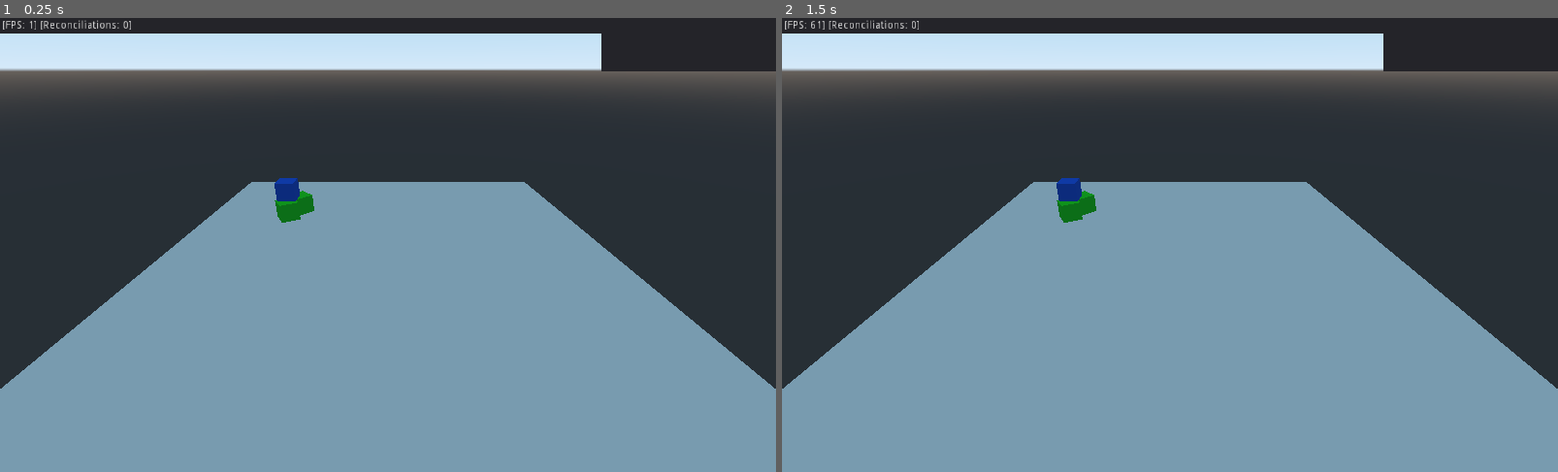
Above: before the commit, frames 1-2 (left to right).
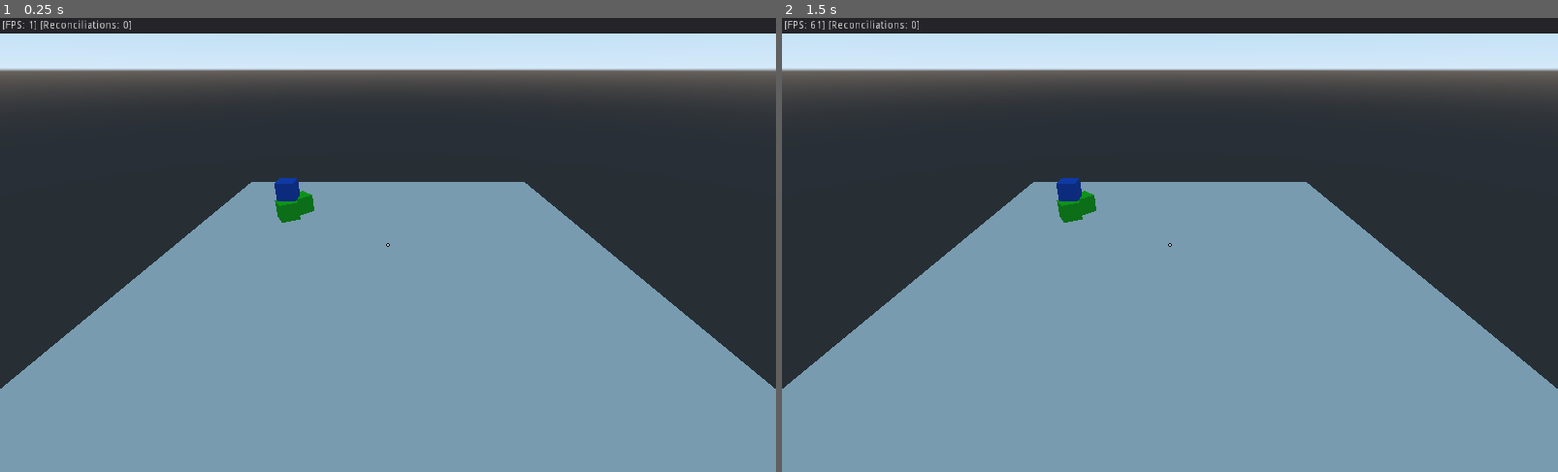
Above: after the commit, the same moments.

Repository: singerbj/godot-networking-abstraction
Game: Godot game, scene res://src/scenes/Game.tscn
The game is run twice, just before and just after one commit, with the same random seed, the same clock (stepped at 60 frames per second) and the same inputs.
Inputs (mouse positions are in pixels of both pictures, inside the frame that each line leads up to):
- Up to frame 1 (0.25 s): no input
- Up to frame 2 (1.5 s): tap Enter at 0.5 s; move the mouse to (1208, 245) at 0.52 s; press the mouse at (1208, 245) at 0.53 s; hold W (m_forward) from 0.53 s (still down); tap Space (jump) at 0.77 s; move the mouse to (1131, 245) at 1.27 s; release the mouse at (1131, 245) at 1.28 s; tap C (camera_switch) at 1.35 s

The runs differ from the first frame. In frame 1, 1.9% of the frame differs, in the area x 49-100%, y 3-51%; in frame 2, 1.9%.
Error in both runs: Invalid get index '0' (on base: 'Dictionary'). (res://src/scripts/Game.gd:38)

Commit message:
hitmarkers now work right!

Diff:
--- a/project.godot
+++ b/project.godot
@@ -100,7 +100,6 @@
 
 config/name="Network-abstraction"
 run/main_scene="res://src/scenes/Game.tscn"
-config/icon="res://icon.png"
 
 [autoload]
 
--- a/src/scenes/Game.tscn
+++ b/src/scenes/Game.tscn
@@ -1,8 +1,11 @@
-[gd_scene load_steps=9 format=2]
+[gd_scene load_steps=12 format=2]
 
 [ext_resource path="res://src/scripts/Game.gd" type="Script" id=1]
 [ext_resource path="res://src/materials/green.tres" type="Material" id=2]
 [ext_resource path="res://src/materials/blue.tres" type="Material" id=3]
+[ext_resource path="res://images/hitmarker.png" type="Texture" id=4]
+[ext_resource path="res://images/crosshair.png" type="Texture" id=5]
+[ext_resource path="res://src/scripts/UI.gd" type="Script" id=6]
 
 [sub_resource type="CubeMesh" id=1]
 size = Vector3( 40, 0.1, 40 )
@@ -33,37 +36,58 @@
 [node name="CollisionShape" type="CollisionShape" parent="StaticBody"]
 shape = SubResource( 2 )
 
-[node name="Panel" type="Panel" parent="."]
+[node name="UI" type="Control" parent="."]
+script = ExtResource( 6 )
+
+[node name="Panel" type="Panel" parent="UI"]
 margin_right = 1024.0
 margin_bottom = 20.0
 
-[node name="Panel2" type="Panel" parent="."]
+[node name="UNUSEDPanel2" type="Panel" parent="UI"]
+visible = false
 margin_left = 793.0
 margin_top = 20.0
 margin_right = 1024.0
 margin_bottom = 71.0
 
-[node name="Label" type="Label" parent="."]
+[node name="Label" type="Label" parent="UI"]
 margin_left = 3.0
 margin_top = 3.0
-margin_right = 49.0
+margin_right = 202.0
 margin_bottom = 17.0
 text = "[FPS: %s] [Reconciliations: %s]\""
 
-[node name="ShootLabel" type="Label" parent="."]
+[node name="ShootLabel" type="Label" parent="UI"]
 margin_left = 823.0
 margin_top = 3.0
 margin_right = 1022.0
 margin_bottom = 17.0
 align = 2
 
-[node name="ShootDataLabel" type="Label" parent="."]
+[node name="UNUSEDShootDataLabel" type="Label" parent="UI"]
+visible = false
 margin_left = 794.0
 margin_top = 19.0
 margin_right = 1023.0
 margin_bottom = 68.0
 valign = 1
 clip_text = true
+
+[node name="Hitmarker" type="TextureRect" parent="UI"]
+margin_left = 498.0
+margin_top = 269.0
+margin_right = 518.0
+margin_bottom = 289.0
+texture = ExtResource( 4 )
+expand = true
+
+[node name="Crosshair" type="TextureRect" parent="UI"]
+margin_left = 506.0
+margin_top = 277.0
+margin_right = 510.0
+margin_bottom = 281.0
+texture = ExtResource( 5 )
+expand = true
 
 [node name="StaticBody2" type="StaticBody" parent="."]
 transform = Transform( 0.866025, 0, 0.5, 0, 1, 0, -0.5, 0, 0.866025, -11, 1, -7 )
--- a/src/scripts/Game.gd
+++ b/src/scripts/Game.gd
@@ -14,7 +14,7 @@
 	var start_server = "server" in args
 	var start_client = "client" in args
 	if !start_server && !start_client: # TODO: put these in a config file that is in gitignore?
-		start_server = true
+		start_server = false
 		start_client = true
 
 	if start_server:
@@ -40,7 +40,7 @@
 			$Camera.make_current()
 
 func _process(delta):
-	$Label.text = "[FPS: %s] [Reconciliations: %s]" % [str(Engine.get_frames_per_second()), reconciliations]
+	$UI/Label.text = "[FPS: %s] [Reconciliations: %s]" % [str(Engine.get_frames_per_second()), reconciliations]
 
 	if local_peer_id != null && local_peer_id in players:
 		players[local_peer_id].rotate_player_with_input(mouse_motion)
@@ -104,7 +104,10 @@
 						if peer_id != new_shot.peer_id:
 							players[peer_id].transform = interpolated_snapshot.state[peer_id].transform
 
-				ShotManager.fire_server_shot(new_shot, [players[peer_id]])
+				new_shot = ShotManager.fire_server_shot(new_shot, [players[peer_id]])
+
+				if new_shot.peer_id == local_peer_id && new_shot.hit:
+					$UI.show_hitmarker()
 
 				# Reset server state to what it was before entity interpolation
 				if interpolated_snapshot:
@@ -134,8 +137,11 @@
 	add_child(local_player)
 	local_player.set_camera_active()
 
-func _on_snapshot_recieved(state : Snapshot):
-	pass
+func _on_snapshot_recieved(snapshot : Snapshot):
+	for entity in snapshot.state.values():
+		if entity is ShotEntity:
+			if entity.peer_id == local_peer_id && entity.hit:
+				$UI.show_hitmarker()
 
 func _on_update_local_entity(delta : float, entity : Entity):
 	if entity is PlayerEntity:
@@ -145,9 +151,9 @@
 				players[entity.id] = peer_player
 				add_child(peer_player)
 			players[entity.id].update_from_server(entity.transform, entity.rotation, entity.head_nod_angle)
-	elif entity is ShotEntity:
-		if entity.peer_id != local_peer_id:
-			ShotManager.fire_client_shot(entity, true)
+	if entity is ShotEntity:
+			if entity.peer_id != local_peer_id:
+				ShotManager.fire_client_shot(entity, true)
 
 func _on_peer_disconnect_reported	(peer_id):
 	if peer_id in players:
@@ -179,8 +185,8 @@
 		var shooting_normal = player_camera.project_ray_normal(Vector2(get_viewport().size.x / 2, get_viewport().size.y / 2))
 		data["shooting_origin"] = shooting_origin
 		data["shooting_normal"] = shooting_normal
-		$ShootLabel.text = "Shooting!"
-		$ShootDataLabel.text = str(shooting_origin) + "\n" + str(shooting_normal)
+		$UI/ShootLabel.text = "Shooting!"
+#		$UI/ShootDataLabel.text = str(shooting_origin) + "\n" + str(shooting_normal)
 
 		if !_local_peer_is_server():
 			var new_shot = ShotEntity.new({
@@ -192,7 +198,7 @@
 			})
 			ShotManager.fire_client_shot(new_shot)
 	else:
-		$ShootLabel.text = ""
+		$UI/ShootLabel.text = ""
 
 	return data
 
@@ -240,7 +246,7 @@
 		})
 		entities[player_entity.id] = player_entity
 
-	for shot_entity in ShotManager.get_client_shots():
+	for shot_entity in ShotManager.get_server_shots():
 		entities[shot_entity.id] = shot_entity
 
 	return entities
--- a/src/scripts/ShotEntity.gd
+++ b/src/scripts/ShotEntity.gd
@@ -16,6 +16,10 @@
 	self.time = attributes.time
 	self.origin = attributes.origin
 	self.normal = attributes.normal
+	if "hit" in attributes:
+		self.hit = attributes.hit
+	if "color" in attributes:
+		self.color = attributes.color
 
 static func get_class_name():
 	return "ShotEntity"
--- a/src/scripts/ShotManager.gd
+++ b/src/scripts/ShotManager.gd
@@ -1,66 +1,19 @@
 extends Spatial
 
 var shot_id_counter : int = 0
-onready var client_shots : Array = []
 onready var server_shots : Array = []
 var shot_starting_distance = 2
 var ray_length = 100
 
 func clear_shots() -> void:
-	client_shots = []
 	server_shots = []
-
-func get_client_shots() -> Array:
-	return client_shots
 
 func get_server_shots() -> Array:
 	return server_shots
 
-#func fire_shots(shots_to_fire):
-#	clear_shots()
-#
-#	# save the current player location
-#	for pid in ServerData.players:
-#		var player = ServerData.players[pid]
-#		player.stash_current_transform()
-#
-#	var players_who_hit = []
-##	var players_who_got_hit = []
-#	for shot in shots_to_fire:
-#		if can_fire(shot["pid"]):
-#			# move players to the correct location to do hit detection at the correct time
-#			for pid in ServerData.players:
-#				var player = ServerData.players[pid]
-#
-#				if pid != shot["pid"]:
-#					print("==============================")
-#					player.move_to_interpolated_location(shot["input"]["timestamp"] + (SharedData.INTERPOLATION_OFFSET), false)
-#					print("==============================")
-#
-#				else:
-#					player.move_to_interpolated_location(shot["input"]["timestamp"], true)
-#
-#			print("------------->", ServerData.players[shot['pid']])
-#			var hit = fire_shot(shot["pid"], ServerData.players[shot["pid"]])
-#			if hit && !players_who_hit.has(shot["pid"]):
-#				players_who_hit.append(shot["pid"])
-#
-#	# go back to the saved player location
-#	var player_locations = []
-#	for pid in ServerData.players:
-#		var player = ServerData.players[pid]
-#		player_locations.append(player.transform.origin)
-#		player.revert_to_stashed_transform()
-#
-#	return [players_who_hit, player_locations]
-#
-#var player_last_shots = {}
-#func can_fire(pid : int):
-#	return !(pid in player_last_shots) || (OS.get_system_time_msecs() - 0) > player_last_shots[pid]
-#
 func fire_server_shot(shot : ShotEntity, exclude : Array = []) -> ShotEntity:
-	var from = shot.origin + shot.normal * shot_starting_distance
-	var to = shot.origin + shot.normal * ray_length
+	var from : Vector3 = shot.origin + shot.normal * shot_starting_distance
+	var to : Vector3  = shot.origin + shot.normal * ray_length
 
 	# use global coordinates, not local to node
 	var space_state = get_world().direct_space_state
@@ -89,14 +42,12 @@
 	shot.color = color
 	shot.hit = hit_player
 
-	client_shots.append(shot)
+	server_shots.append(shot)
 	_render_shot(from, to, color)
 
 	return shot
 
-func fire_client_shot(shot : ShotEntity, server_debug : bool = false):
-	server_shots.append(shot)
-
+func fire_client_shot(shot : ShotEntity, server_debug : bool = false) -> void:
 	var from : Vector3 = shot.origin + shot.normal * shot_starting_distance
 	var to : Vector3 = shot.origin + shot.normal * ray_length
 	var color : Color = shot.color
@@ -105,8 +56,9 @@
 
 	_render_shot(from, to, color)
 
-func _render_shot(from : Vector3, to : Vector3, color : Color):
-	DrawLine3d.draw_line_3d(from, to, color)
+func _render_shot(from : Vector3, to : Vector3, color : Color) -> void:
+	# Lower the drawing of the shot just a touch so we can see it when we are not moving
+	DrawLine3d.draw_line_3d(from - Vector3(0, 0.05, 0), to, color)
 
 func get_new_shot_id() -> int:
 	shot_id_counter += 1
--- /dev/null
+++ b/src/scripts/UI.gd
@@ -0,0 +1,23 @@
+extends Control
+
+const HITMARKER_DISSAPEAR_RATE : float = 0.1
+
+func _ready():
+	$Hitmarker.set("modulate", Color(1, 1, 1, 0))
+
+func _physics_process(delta):
+	var window_width = get_viewport().get_visible_rect().size.x
+	var window_height = get_viewport().get_visible_rect().size.y
+	var pos_x = (window_width / 2) - ($Crosshair.rect_size.x / 2)
+	var pos_y = (window_height / 2) - ($Crosshair.rect_size.y / 2)
+	$Crosshair.rect_position = Vector2(pos_x, pos_y)
+	pos_x = (window_width / 2) - ($Hitmarker.rect_size.x / 2)
+	pos_y = (window_height / 2) - ($Hitmarker.rect_size.y / 2)
+	$Hitmarker.rect_position = Vector2(pos_x, pos_y)
+
+func _process(delta):
+	var alpha = $Hitmarker.get("modulate").a
+	$Hitmarker.set("modulate", Color(1, 1, 1, alpha - HITMARKER_DISSAPEAR_RATE))
+
+func show_hitmarker():
+	$Hitmarker.set("modulate", Color(1, 1, 1, 1))
--- a/src/scripts/network/NetworkManager.gd
+++ b/src/scripts/network/NetworkManager.gd
@@ -50,9 +50,7 @@
 	"_on_peer_disconnected",
 #	"_on_input_reported",
 #	"_on_message_received_from_client",
-	"_before_process_inputs",
 	"_process_inputs",
-	"_after_process_inputs",
 	"_on_request_entities",
 ]
 
@@ -272,7 +270,8 @@
 	# Server processing
 	if _server_connected:
 		# do things before we process inputs
-		call("_before_process_inputs")
+		if self.has_method("_before_process_inputs"):
+			call("_before_process_inputs")
 		# process recieved client input # TODO : thread this for each player? thread in different ways?
 		for peer_id in server_input_manager.get_ids():
 			# TODO: need to supply more options so I can do raycasts here and stuff
@@ -281,7 +280,8 @@
 				call("_process_inputs", delta, peer_id, sorted_input_buffer)
 				server_input_manager.set_last_processed_input_id(peer_id, sorted_input_buffer[sorted_input_buffer.size() - 1].id)
 		# do things after we process inputs
-		call("_after_process_inputs")
+		if self.has_method("_after_process_inputs"):
+			call("_after_process_inputs")
 
 		# send processed input back to client ?????????? TODO: this, later lol
 
Not shown, added: export_presets.cfg
Binary file removed: icon.png
Binary file added: images/crosshair.png
Not shown, added: images/crosshair.png.import
Binary file added: images/hitmarker.png
Not shown, changed: images/hitmarker.png.import
